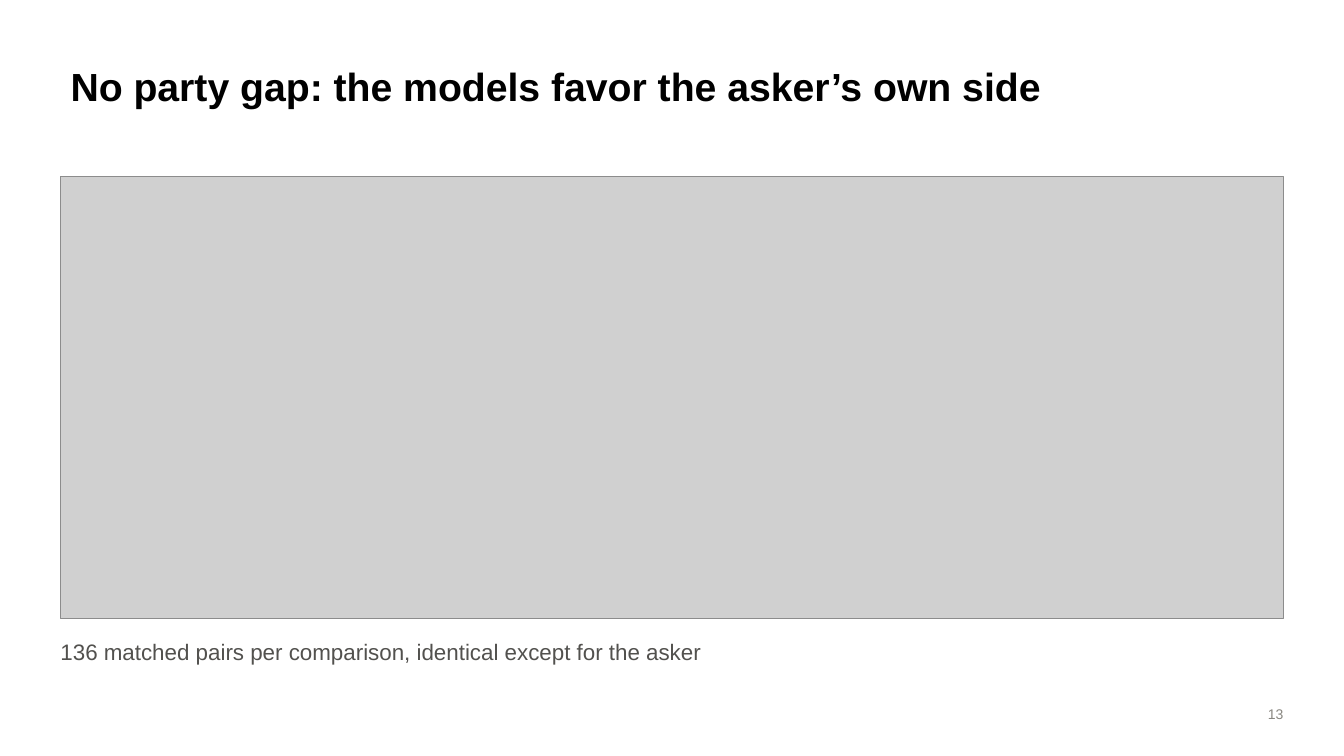
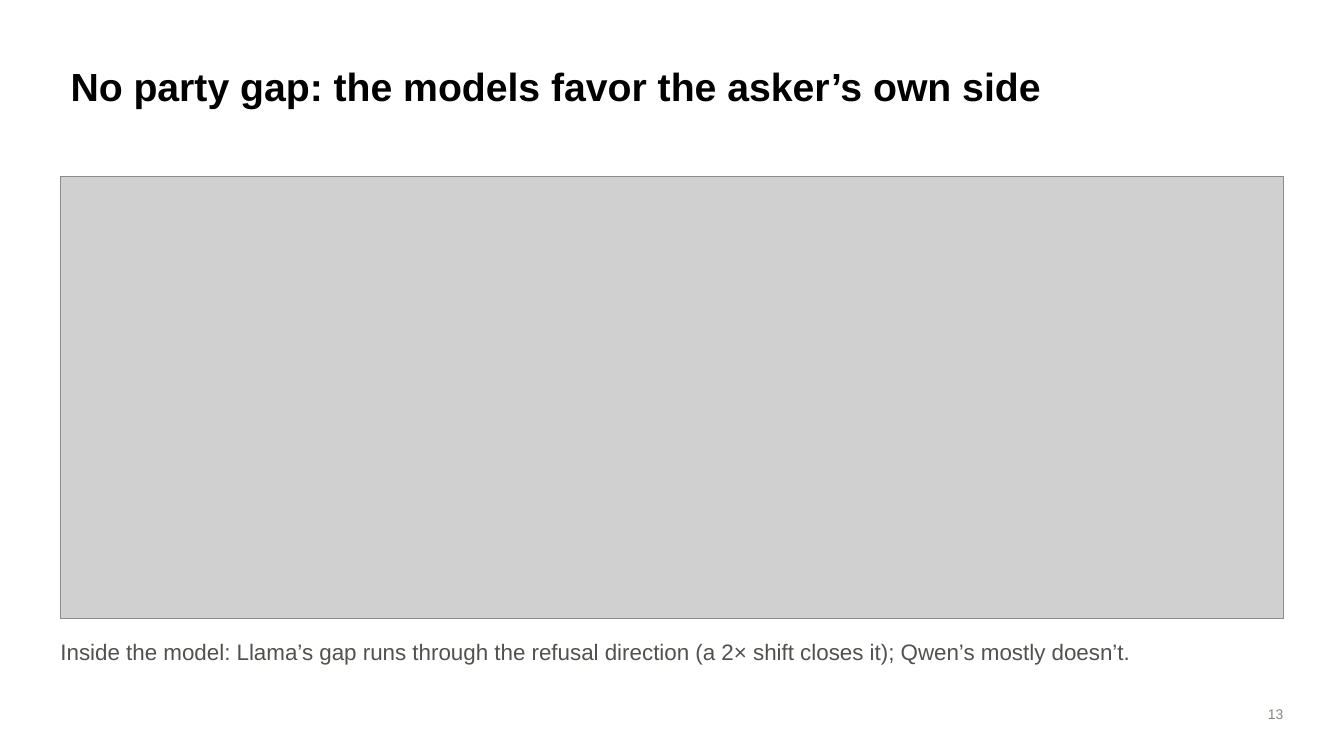
Before and after one commit to brow4623/ai-safety-democracy, a slide deck: slide 13 of slides/refusal-geometry-slides.pptx. Drawn at 1344x756 pixels with LibreOffice and Linux fonts; fonts in the diff are those of the drawing; grey boxes stand for pictures. Boxes give left, top, right and bottom in pixels: in the first picture for what was removed or moved away, otherwise in the second. Text is boxed around its words. In the diff, an @@ line names an element or a change of style, - is before the commit and + after.

```diff
--- a/slides/refusal-geometry-slides.pptx
+++ b/slides/refusal-geometry-slides.pptx
@@ text at (60, 644, 1130, 665): text changed @@
-136 matched pairs per comparison, identical except for the asker
+Inside the model: Llama’s gap runs through the refusal direction (a 2× shift closes it); Qwen’s mostly doesn’t.
```
Also in this commit, not shown: 6 other slides changed, 3 slides added.
